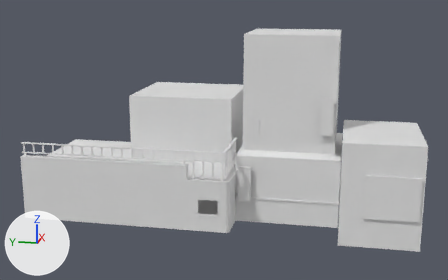
The FBX model modelaje/blocking_assets/relleno1_st.fbx: old version first, new version second.
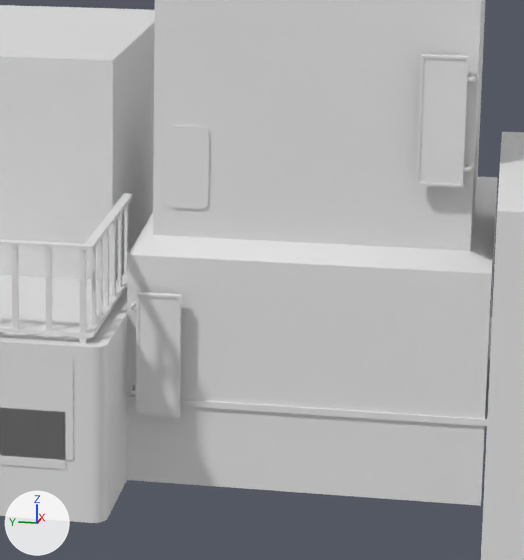
Each version appears first whole from a 50 mm camera at (-21.69, -3.53, 8.14) aimed at (0.35, 0.88, 2.63), and next in a close-up on the part from 44% to 78% of the width and 29% to 87% of the height. The axes (+X, +Y, +Z) are drawn at lower left. The lights are the same throughout.

The scene before the commit, as lines of its bpy script (objects in view):
```python
me_cube_006 = bpy.data.meshes.new('Cube.006')
me_cube_006.from_pydata(...)  # 1216 vertices, 1049 faces; spans x -2.61..3.65, y -6.03..7.77, z 0.0..6.61
ob_relleno1 = bpy.data.objects.new('relleno1', me_cube_006)
ob_relleno1.location = (0.0, 0.0, 0.0)
```
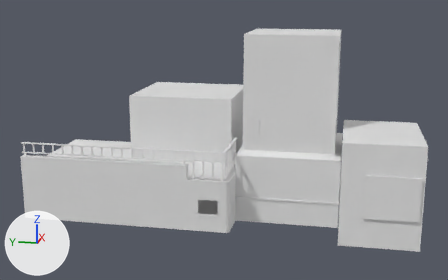
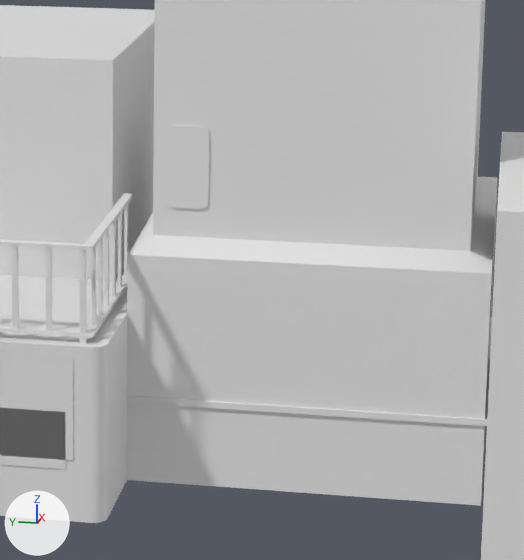
What differs and where, as boxes [x1, y1, x2, y2] in the close-ups (524 x 560 px):
part 1 of me_cube_006, deleted: before [130, 54, 475, 418]

Edits to the bpy script that builds the scene:
```text
Change me_cube_006:
    used by ob_relleno1; location = (0.0, 0.0, 0.0)
    remove me_cube_006.from_pydata(...)  # 1216 vertices, 1049 faces; spans x -2.61..3.65, y -6.03..7.77, z 0.0..6.61
    add me_cube_006.from_pydata(...)  # 408 vertices, 301 faces; spans x -2.61..3.65, y -6.03..7.77, z 0.0..6.61
    me_cube_006 part 1: 6 loose pieces with 808 vertices, spanning x -1.19..-0.77, y -3.19..0.14, z 0.8..4.56, are deleted
    me_cube_006 part 2: the surface is now shaded flat
```
